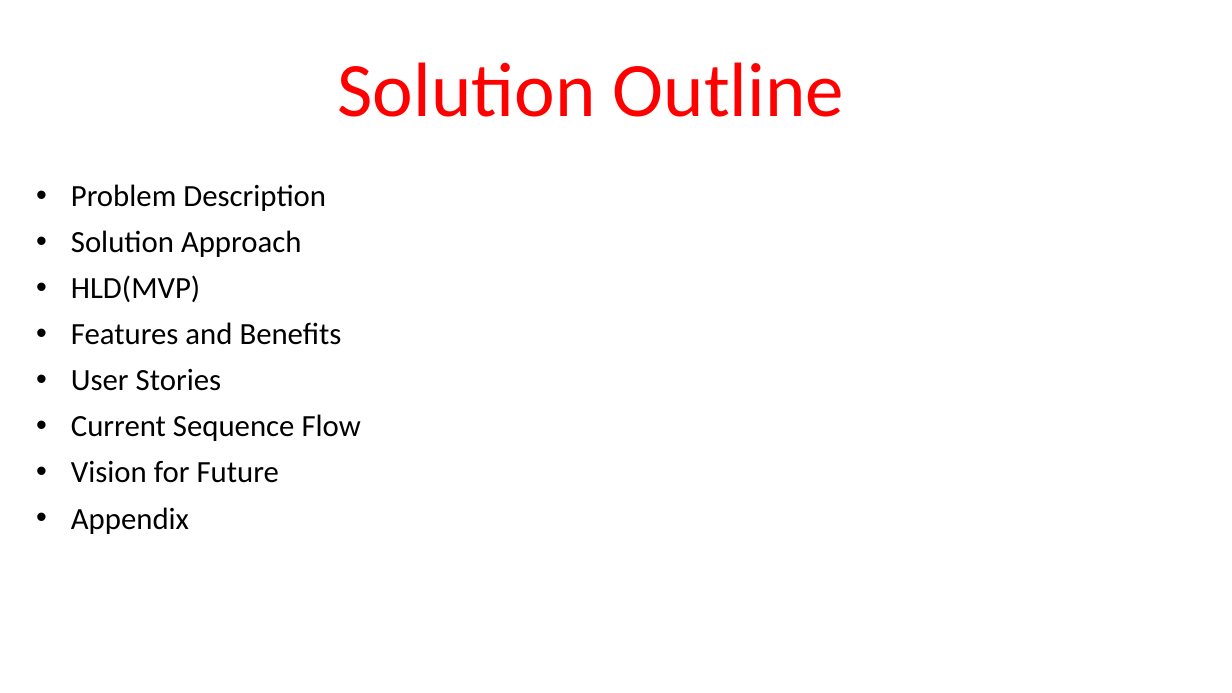
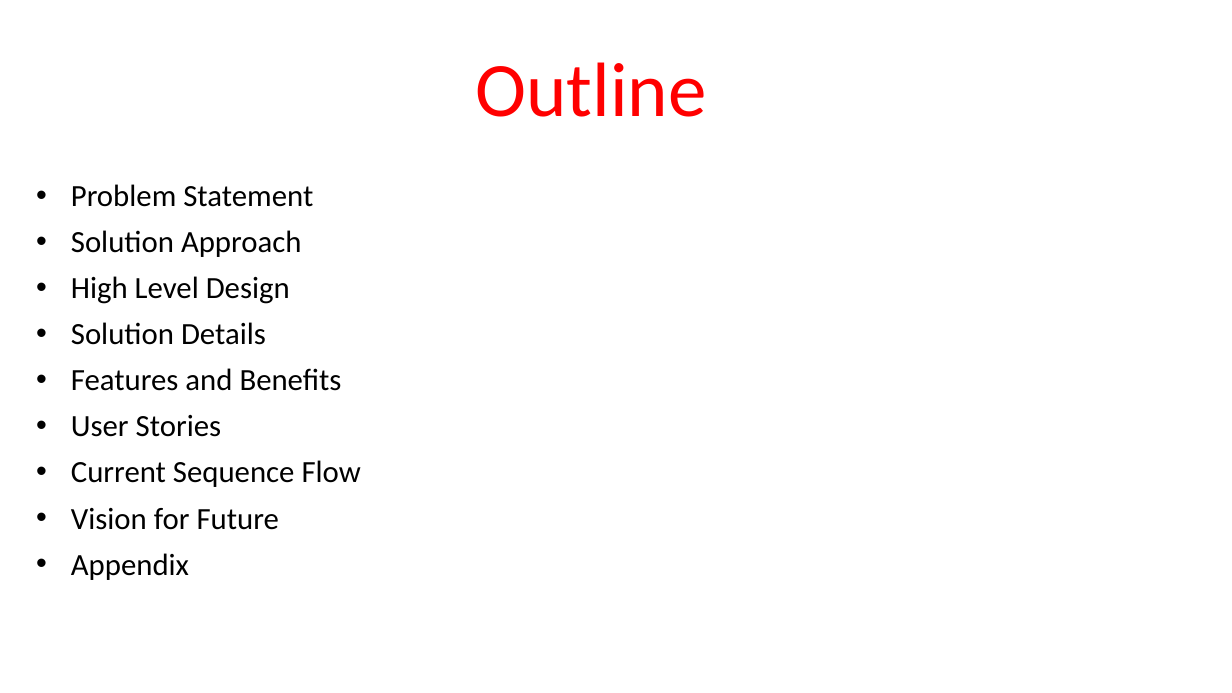
Before and after one commit to monsoonmasters2022/LeadershipDiversityIdentifier, a slide deck: slide 2 of documents/Identify Diversely OwnedMonsoonMasters.pptx. Drawn at 1232x693 pixels with LibreOffice and Linux fonts; fonts in the diff are those of the drawing. Boxes give left, top, right and bottom in pixels: in the first picture for what was removed or moved away, otherwise in the second. Text is boxed around its words. In the diff, an @@ line names an element or a change of style, - is before the commit and + after.

```diff
--- a/documents/Identify Diversely OwnedMonsoonMasters.pptx
+++ b/documents/Identify Diversely OwnedMonsoonMasters.pptx
@@ title at [475,62,706,117]: text changed @@
-Solution Outline
+Outline
@@ subtitle at [71,184,313,207]: text changed @@
-• Problem Description
+• Problem Statement
@@ subtitle at [71,276,290,345]: text changed @@
-• HLD(MVP)
+• High Level Design
+• Solution Details
```
Also in this commit, not shown: 3 other slides changed, 2 slides added, 2 slides removed.
